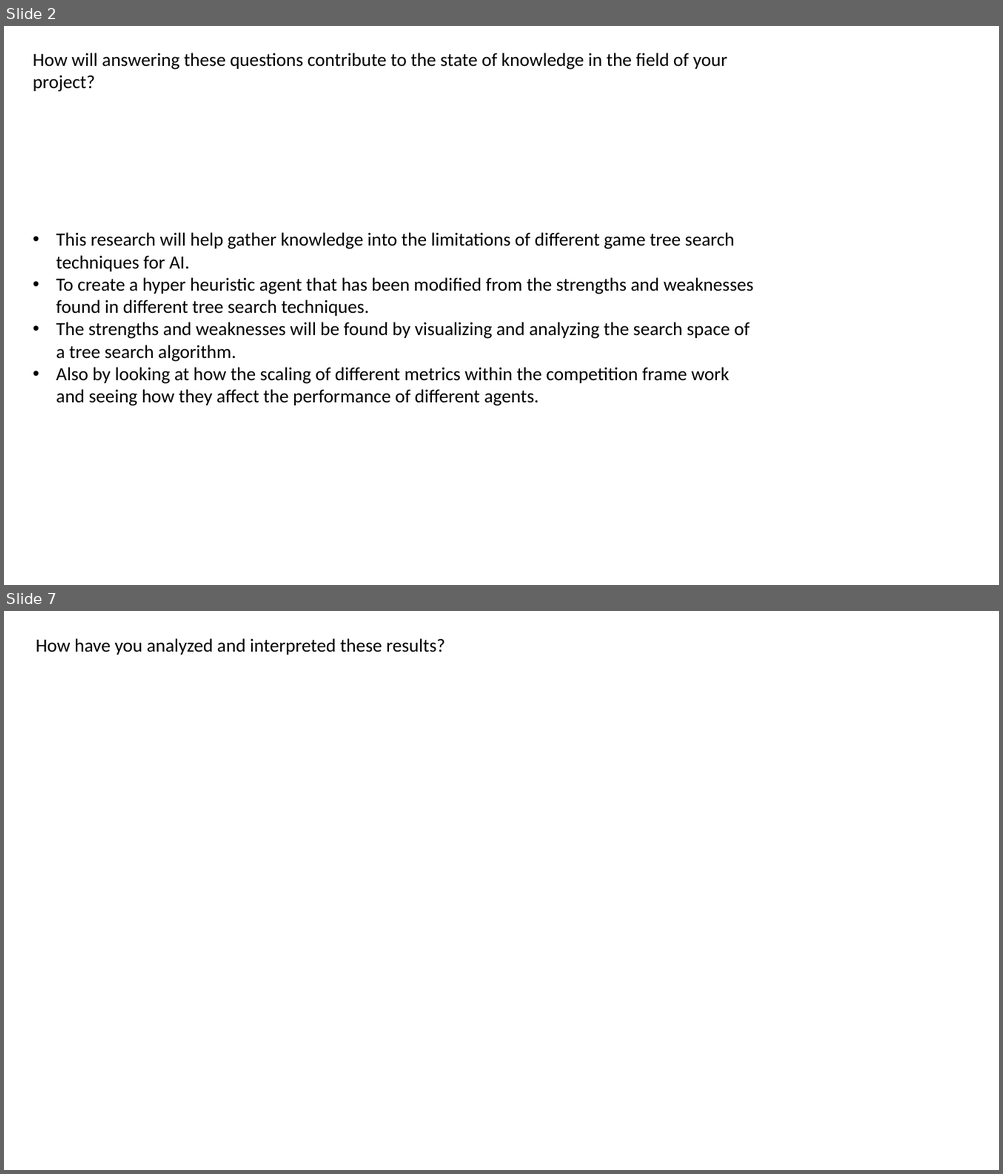
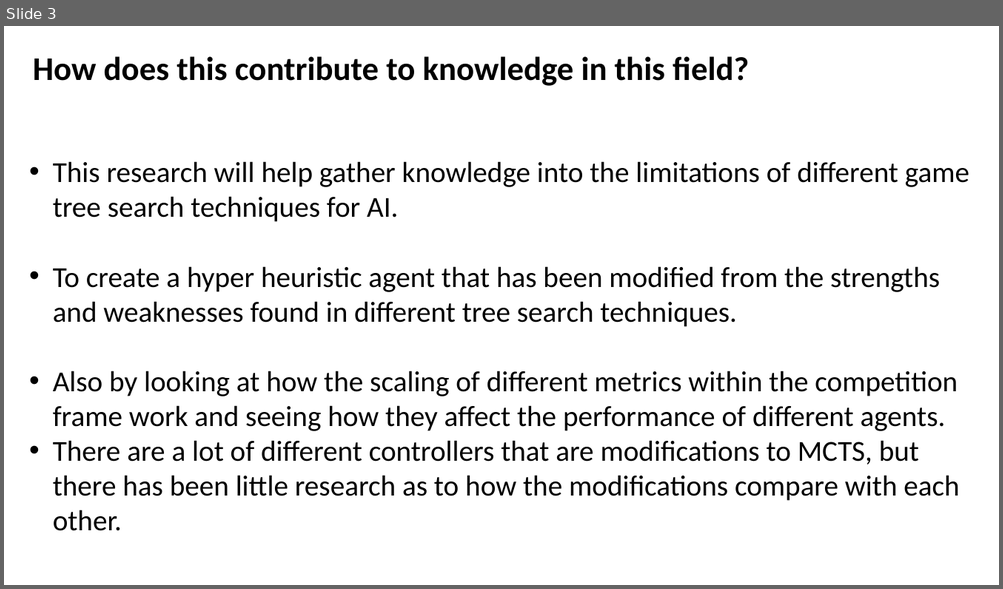
Before and after one commit to Alli1223/comp320-comp360-dissertation, a slide deck: Presentations/Findings Presentation/Findings.pptx. Shown one above the other, each under a label of ours: slides 2 and 7 before the commit, slide 3 after it; the slides between them are not shown. The pictures are 1003x1174 and 1003x589 pixels, drawn with LibreOffice and Linux fonts; fonts in the diff are those of the drawing. Boxes give left, top, right and bottom in pixels: in the first picture for what was removed or moved away, otherwise in the second. Text is boxed around its words. In the diff, an @@ line names an element or a change of style, - is before the commit and + after.

```diff
--- a/Presentations/Findings Presentation/Findings.pptx
+++ b/Presentations/Findings Presentation/Findings.pptx
@@ slide 7 removed at <box>4,611,999,1170</box>, background #FFFFFF @@
@@ text removed at <box>36,638,445,655</box> @@
-How have you analyzed and interpreted these results?
@@ what was slide 2 is now slide 3 @@
@@ slide 3 changed as well @@
@@ text at <box>33,56,748,86</box>: text changed; size 18 to 32 pt; bold on @@
-How will answering these questions contribute to the state of knowledge in the field of your project?
+How does this contribute to knowledge in this field?
@@ text "This research will help gather ...": place and size @@
-text "This research will help gather ..." at <box>56,232,754,406</box>
+text "This research will help gather ..." at <box>53,161,969,531</box>
@@ text at <box>53,161,969,432</box>: size 18 to 28 pt in "This research will help gather knowledge into ...", "To create a hyper heuristic agent that ...", "Also by looking at how the scaling ..." @@
@@ text at <box>56,322,749,362</box>: paragraph removed @@
-• The strengths and weaknesses will be found by visualizing and analyzing the search space of a tree search algorithm.
@@ text at <box>53,440,959,531</box>: paragraph added @@
+• There are a lot of different controllers that are modifications to MCTS, but there has been little research as to how the modifications compare with each other.
```
Also in this commit, not shown: 3 other slides changed, 6 slides added, 4 other slides removed, 13 other files.
